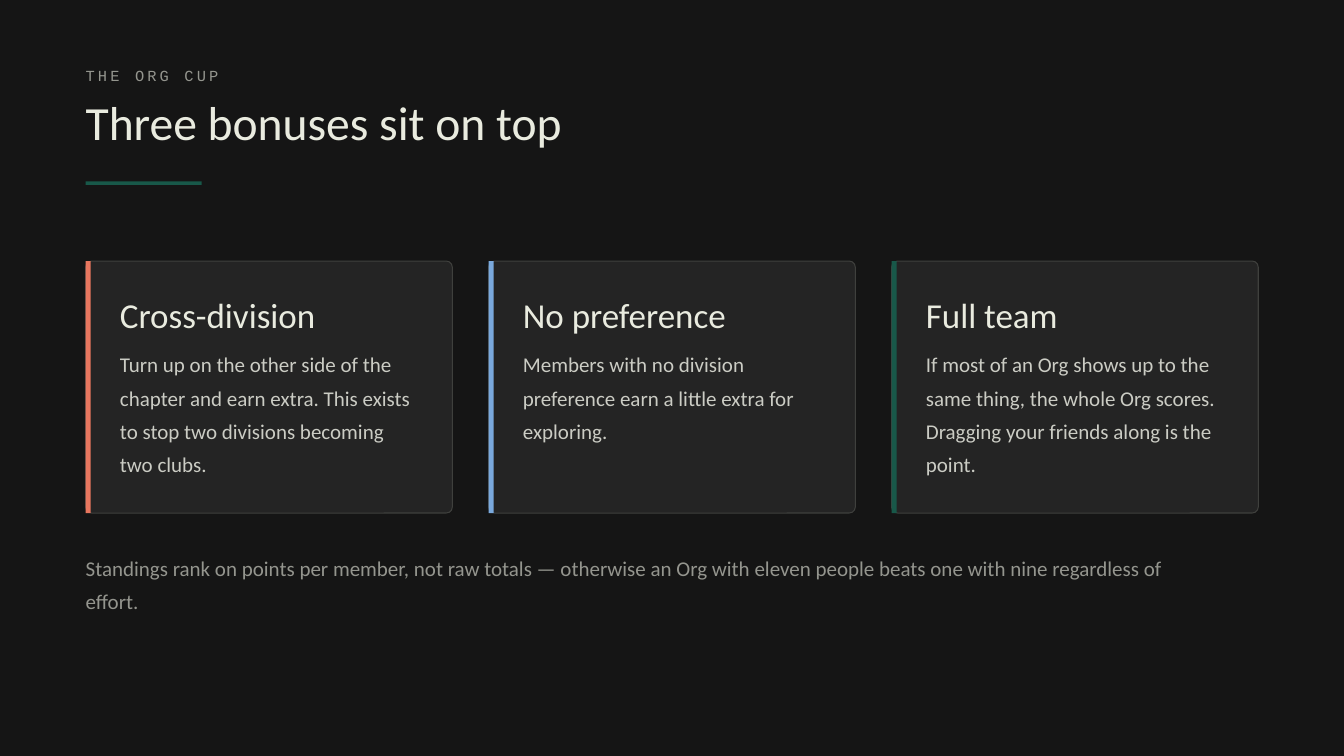
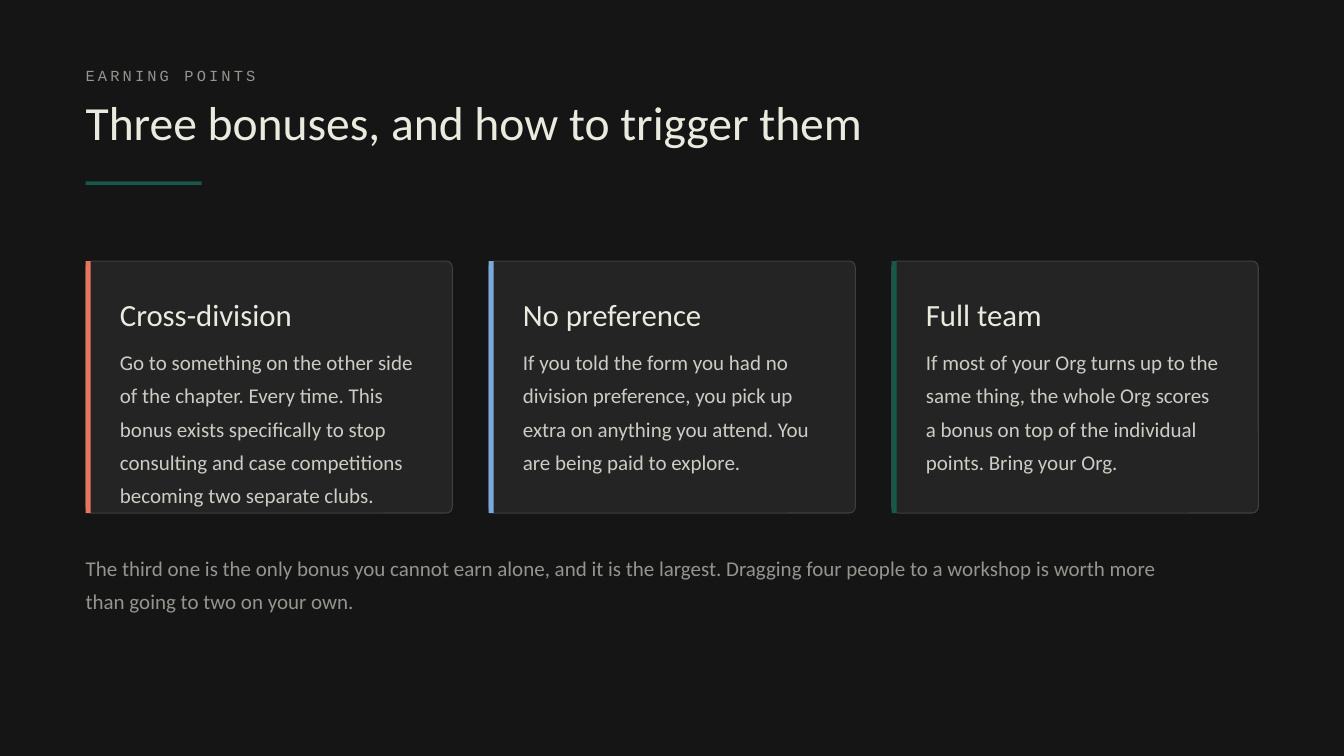
Before and after one commit to Slifronic/org-draft, a slide deck: slide 11 of slides/PBL-orientation.pptx (slide 12 before the commit). Drawn at 1344x756 pixels with LibreOffice and Linux fonts; fonts in the diff are those of the drawing. Boxes give left, top, right and bottom in pixels: in the first picture for what was removed or moved away, otherwise in the second. Text is boxed around its words. In the diff, an @@ line names an element or a change of style, - is before the commit and + after.

```diff
--- a/slides/PBL-orientation.pptx
+++ b/slides/PBL-orientation.pptx
@@ text at (86, 71, 255, 81): text changed @@
-THE ORG CUP
+EARNING POINTS
@@ text at (86, 107, 861, 148): text changed @@
-Three bonuses sit on top
+Three bonuses, and how to trigger them
@@ size 25 to 22 pt in 3 elements at (120, 304, 292, 327), (523, 305, 701, 331), (926, 304, 1042, 327) @@
@@ text at (120, 355, 412, 507): text changed @@
-Turn up on the other side of the chapter and earn extra. This exists to stop two divisions becoming two clubs.
+Go to something on the other side of the chapter. Every time. This bonus exists specifically to stop consulting and case competitions becoming two separate clubs.
@@ text at (523, 355, 809, 474): text changed @@
-Members with no division preference earn a little extra for exploring.
+If you told the form you had no division preference, you pick up extra on anything you attend. You are being paid to explore.
@@ text at (926, 355, 1218, 474): text changed @@
-If most of an Org shows up to the same thing, the whole Org scores. Dragging your friends along is the point.
+If most of your Org turns up to the same thing, the whole Org scores a bonus on top of the individual points. Bring your Org.
@@ text at (86, 561, 1155, 613): text changed @@
-Standings rank on points per member, not raw totals — otherwise an Org with eleven people beats one with nine regardless of effort.
+The third one is the only bonus you cannot earn alone, and it is the largest. Dragging four people to a workshop is worth more than going to two on your own.
```
Also in this commit, not shown: 7 other slides changed, 8 slides added, 8 slides removed, 4 other files.
